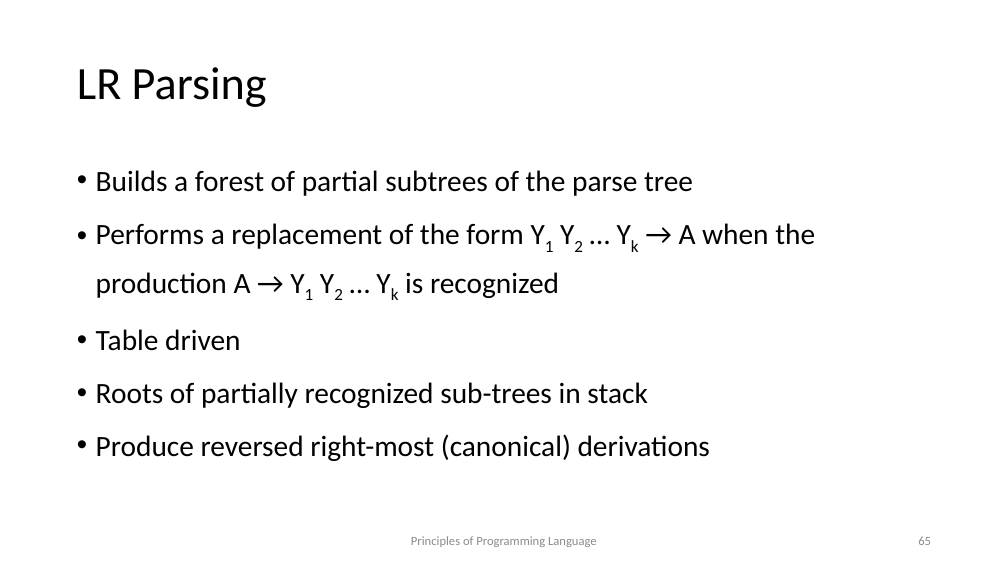
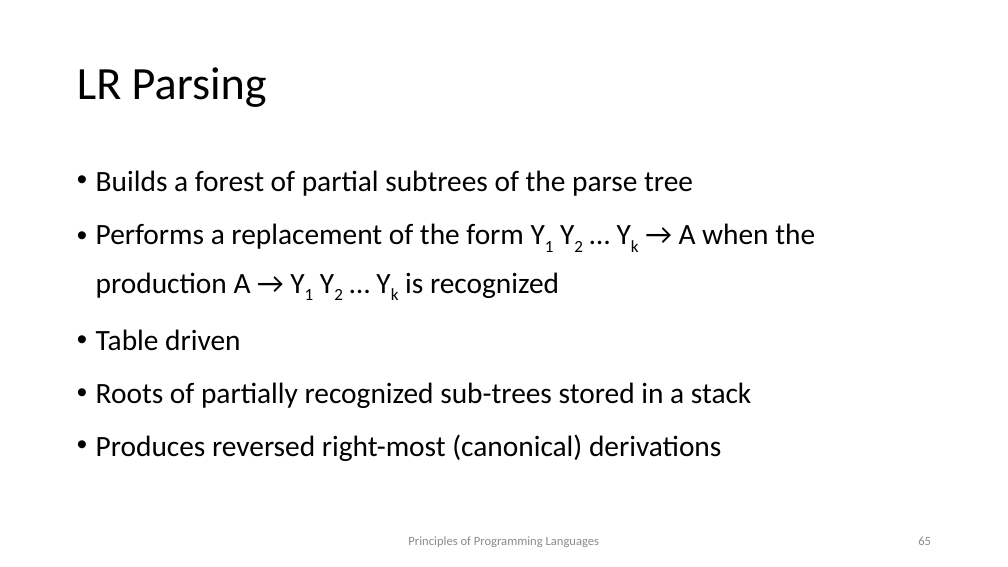
Before and after one commit to kongm/pl-design, a slide deck: slide 65 of syntax.pptx. Drawn at 1008x567 pixels with LibreOffice and Linux fonts; fonts in the diff are those of the drawing. Boxes give left, top, right and bottom in pixels: in the first picture for what was removed or moved away, otherwise in the second. Text is boxed around its words. In the diff, an @@ line names an element or a change of style, - is before the commit and + after.

```diff
--- a/syntax.pptx
+++ b/syntax.pptx
@@ text at [96, 382, 751, 461]: text changed @@
-• Roots of partially recognized sub-trees in stack
-• Produce reversed right-most (canonical) derivations
+• Roots of partially recognized sub-trees stored in a stack
+• Produces reversed right-most (canonical) derivations
@@ text at [408, 536, 599, 547]: text changed @@
-Principles of Programming Language
+Principles of Programming Languages
```
Also in this commit, not shown: 75 other slides changed, 3 slides added, 1 other file.
